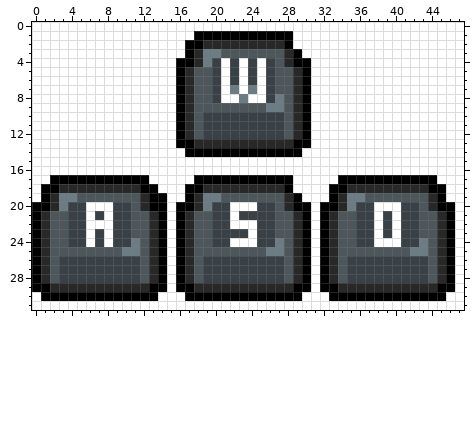
Pixel-art sprite, stored at assets/ui/wasd_onscreen.png. The first picture shows the starting point.
The file is 48x32 pixels. Pixels under 10% opacity are left out. Colours within 5 levels of each other are drawn and written as one.
Now the later version:
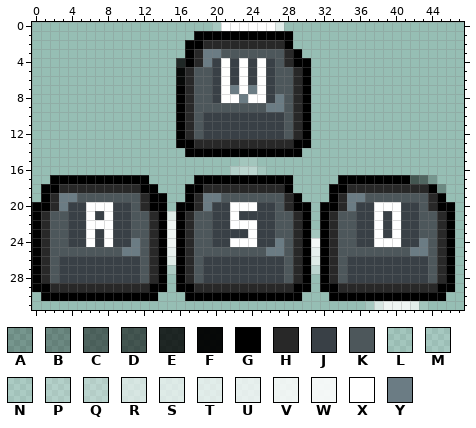
Palette (. is transparent): A #00000036  B #00000047  C #00000077  D #0000008c  E #000000cb  F #000000f3  G #000000  H #282828  J #394046  K #4d575b  L #ffffff20  M #ffffff28  N #ffffff34  P #ffffff47  Q #ffffff5b  R #ffffff9e  S #ffffffaf  T #ffffffb7  U #ffffffc5  V #ffffffd7  W #ffffffe4  X #ffffff  Y #6b7c84
Changes in this commit:
Colour A replaces colour G in row 17 at x 44.
Colour B replaces colour G in row 18 at x 45.
Colour C replaces colour G in row 17 at x 43.
Colour D replaces colour G in row 17 at x 42.
Colour E replaces colour G in row 4 at x 16.
Colour F replaces colour G in rows 5 to 6 at x 16.
Colour L replaces colour X in row 15 at x 23 to 24; in row 16 at x 25; in row 23 at x 31; in row 31 at x 43.
Colour M replaces colour X in row 0 at x 20; in row 31 at x 37.
Colour N replaces colour X in row 27 at x 15.
Colour P replaces colour X in row 16 at x 22.
Colour Q replaces colour X in row 16 at x 23 to 24; in row 27 at x 31.
Colour R replaces colour X in row 31 at x 38.
Colour S replaces colour X in row 21 at x 15; in row 26 at x 15 and 31.
Colour T replaces colour X in row 0 at x 27; in row 31 at x 42.
Colour U replaces colour X in row 25 at x 15 and 31.
Colour V replaces colour X in rows 22 to 24 at x 15; in row 31 at x 39 to 41.
Colour W replaces colour X in row 24 at x 31.
Colour X is removed in row 0 at x 0 to 19 and 28 to 47; in row 1 at x 0 to 17 and 29 to 47; in row 2 at x 0 to 16 and 29 to 47; in row 3 at x 0 to 16 and 30 to 47; in rows 4 to 13 at x 0 to 15 and 31 to 47; in row 14 at x 0 to 16 and 30 to 47.
Colour X is removed in row 15 at x 0 to 22 and 25 to 47; in row 16 at x 0 to 21 and 26 to 47; in row 17 at x 0 to 1, 13 to 17, 29 to 33 and 45 to 47; in row 18 at x 0, 14 to 16, 29 to 32 and 46 to 47; in row 19 at x 0, 15 to 16, 30 to 32 and 46 to 47; in row 20 at x 15, 31 and 47.
Colour X is removed in rows 21 to 22 at x 31 and 47; in rows 23 to 27 at x 47; in rows 28 to 29 at x 15, 31 and 47; in row 30 at x 0, 14 to 16, 30 to 32 and 46 to 47; in row 31 at x 0 to 36 and 44 to 47.
Pixel boxes of the changes (left, top, right, bottom) in both pictures:
changed: (32, 22, 464, 310)
